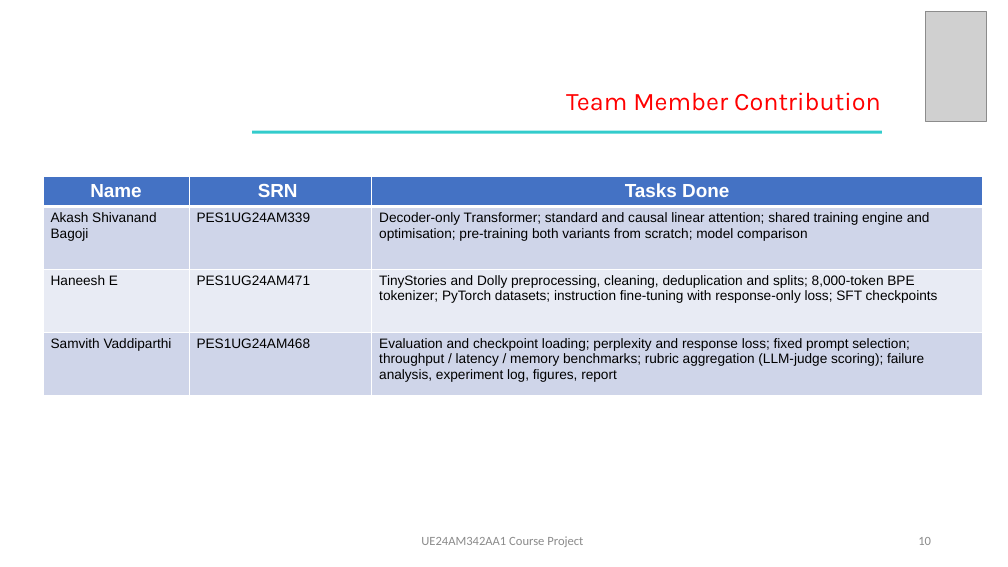
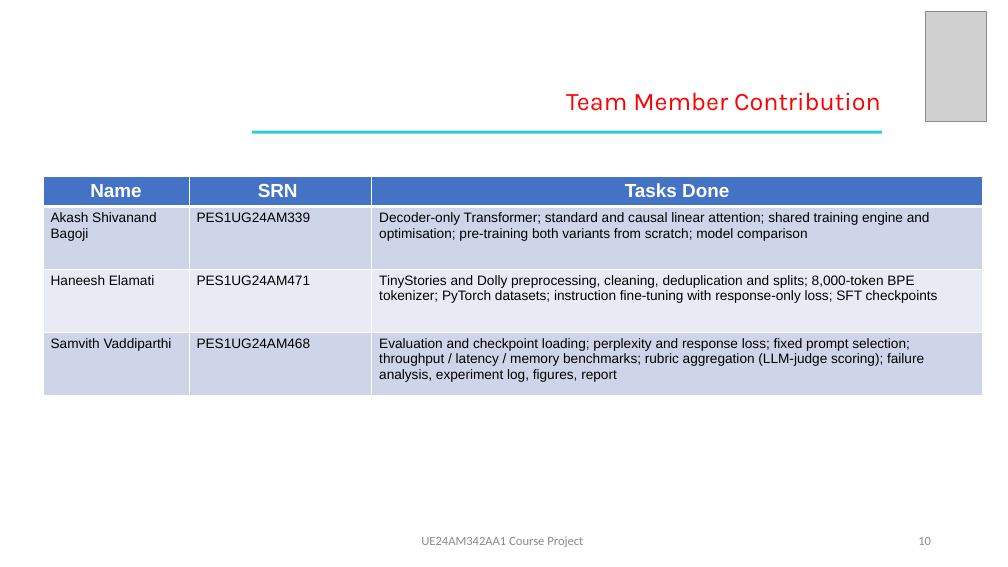
Before and after one commit to akashsb2005/AFML-Project, a slide deck: slide 10 of AFML_Final_Presentation_Template.pptx. Drawn at 1008x567 pixels with LibreOffice and Linux fonts; fonts in the diff are those of the drawing; grey boxes stand for pictures. Boxes give left, top, right and bottom in pixels: in the first picture for what was removed or moved away, otherwise in the second. Text is boxed around its words. In the diff, an @@ line names an element or a change of style, - is before the commit and + after.

Commit message:
Use Haneesh Elamati's full name from the course team list; add the slide PDF

```diff
--- a/AFML_Final_Presentation_Template.pptx
+++ b/AFML_Final_Presentation_Template.pptx
@@ table at box(43, 176, 983, 458) @@
-row 3, column 1: Haneesh E
+row 3, column 1: Haneesh Elamati
```
Also in this commit, not shown: 1 other slide changed, 7 other files.
